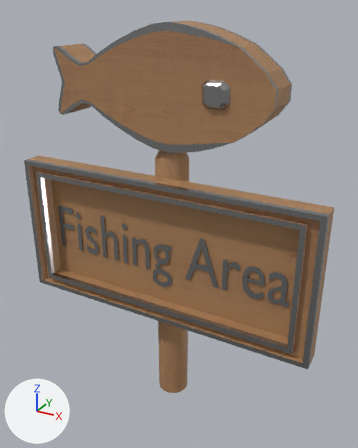
A saved change to the FBX model ScoutsHonourProjectFiles/Assets/Art Assets/3D/Tools/Fishing-Sign.fbx.
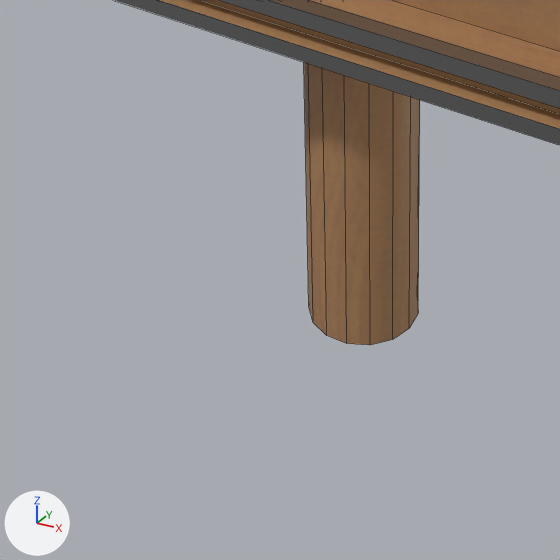
Old and new are each drawn whole from a 50 mm camera at (3.11, -5.46, 4.14) aimed at (0.04, 0.11, 1.35) and again close up on the part from 23% to 62% of the width and 68% to 100% of the height. The axes (+X, +Y, +Z) are drawn at lower left. The lights are the same throughout. The close-ups show mesh edges as thin lines.

Names of what the first close-up shows: 'Fishing-Sign'.
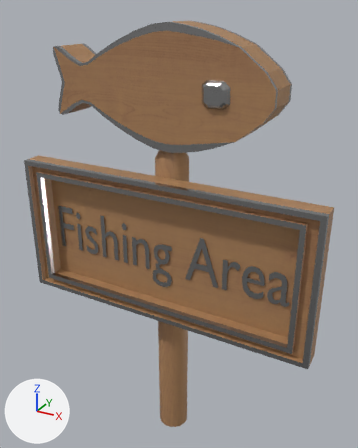
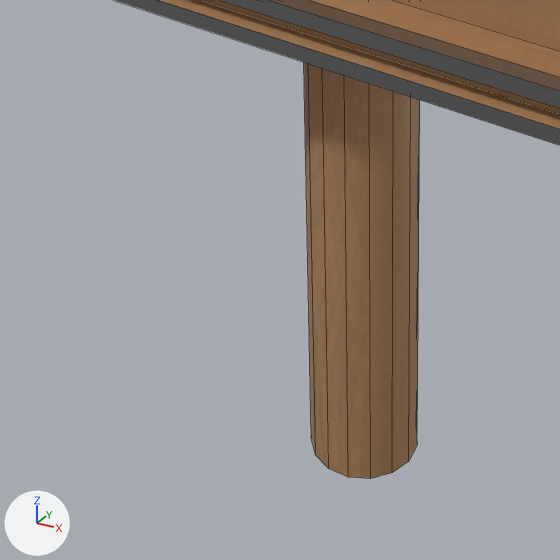
The newer file is also turned or shifted as a whole; pictures and numbers use the older file's frame.

Boxes [x1, y1, x2, y2] around the edits, measured in the close-ups (560 x 560 px; the box of a moved part takes in the faces that stretch with it):
'Fishing-Sign', reshaped
    before: [115, 0, 560, 345]
    after: [115, 0, 560, 479]
part 1 of me_cylinder_005, moved or reshaped
    before: [304, 62, 420, 345]
    after: [304, 62, 420, 479]

Edits to the bpy script that builds the scene:
```text
Change me_cylinder_005:
    where me_cylinder_005.from_pydata(...)  # 1327 vertices, 1278 faces; spans x -2.27..2.03, y -0.21..0.6, z -2.49..2.89
    used by ob_fishing_sign; location = (0.133, -0.302, 1.09)
    me_cylinder_005 part 1: all 15 vertices in x -0.36..0.09, y 0.08..0.53, z -2.49 are moved by (0.0, 0.0, -0.71)
```
